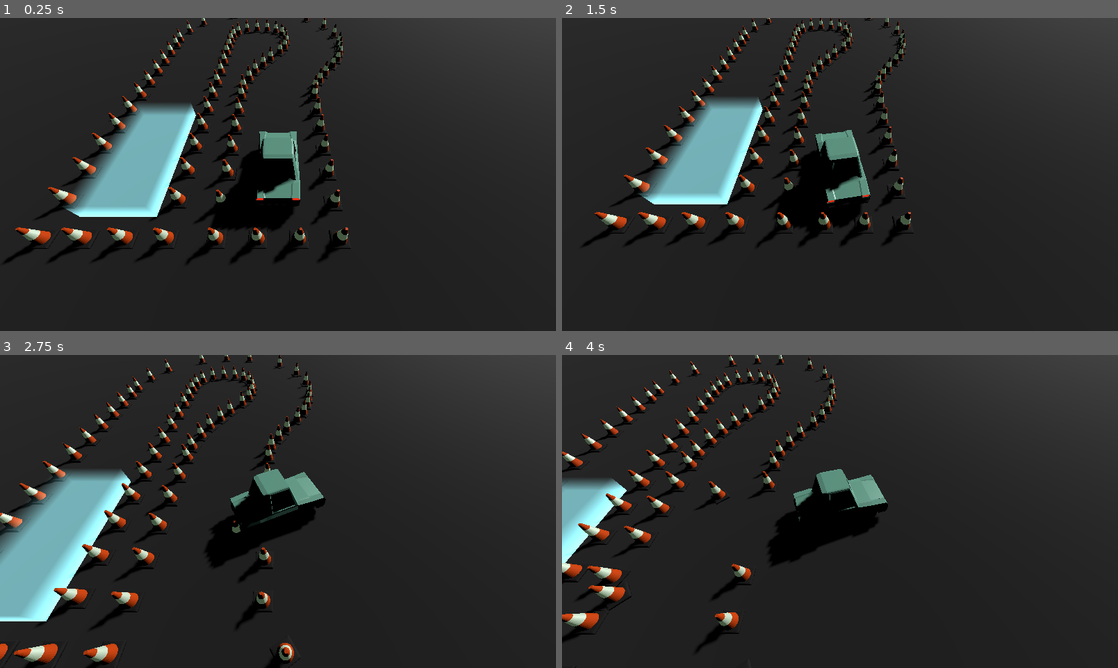
Above: before the commit, frames 1-4 (two rows, left to right).
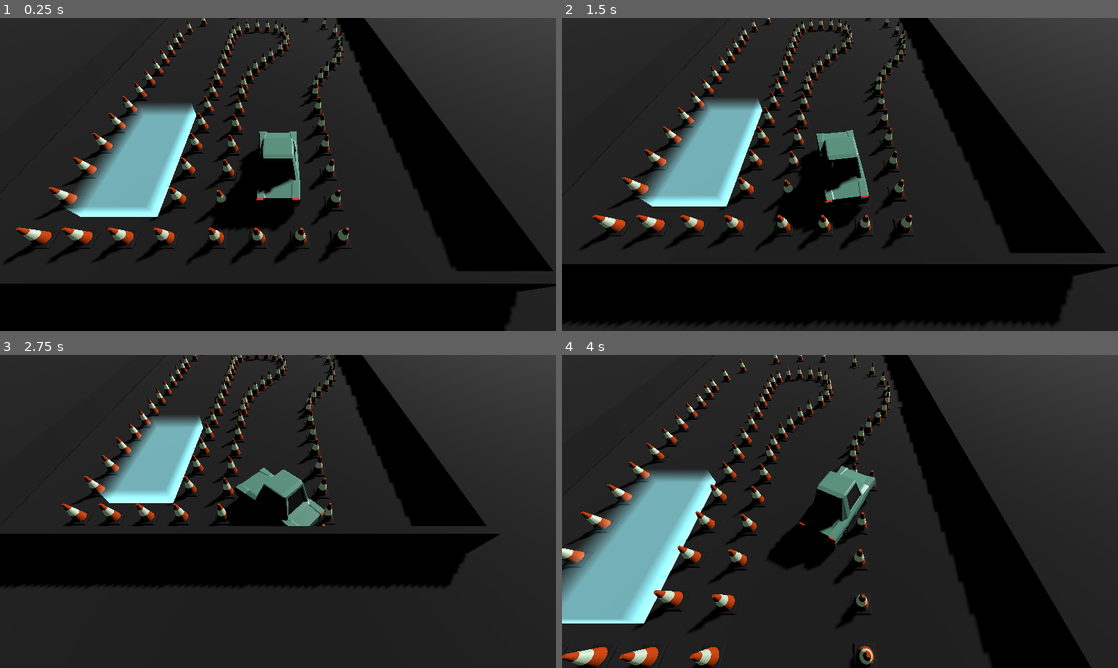
Above: after the commit, the same moments.

Repository: TomMurray/ValetV2
Game: Godot game, scene res://scenes/car_test.tscn
The game is run twice, just before and just after one commit, with the same random seed, the same clock (stepped at 60 frames per second) and the same inputs.
Inputs:
- Up to frame 1 (0.25 s): no input
- Up to frame 2 (1.5 s): hold Right (steer_right) 0.53-1.28 s; hold Down (brake_reverse) from 1.28 s (still down)
- Up to frame 3 (2.75 s): release Down (brake_reverse) at 2.03 s; hold Right (steer_right) from 2.03 s (still down)
- Up to frame 4 (4 s): release Right (steer_right) at 2.78 s; hold Up (accelerate) 2.78-3.53 s; hold Left (steer_left) from 3.53 s (still down)

The runs differ from the first frame. In frame 1, 25% of the frame differs, in the area x 0-100%, y 0-100%; in frame 2, 29%; in frame 3, 33%, in the area x 0-90%, y 0-100%; in frame 4, 32%.

Commit message:
Add some walls, update car handling code to stop against walls
Definitely needs some tweaking in a number of ways, but I think I understand enough to fix it later

Diff:
--- a/scenes/car_test.tscn
+++ b/scenes/car_test.tscn
@@ -17,6 +17,15 @@
 material = SubResource("StandardMaterial3D_8k7c6")
 size = Vector2(100, 100)
 
+[sub_resource type="BoxShape3D" id="BoxShape3D_2i2m5"]
+size = Vector3(0.2, 1, 20)
+
+[sub_resource type="BoxMesh" id="BoxMesh_2lo6k"]
+material = SubResource("StandardMaterial3D_8k7c6")
+
+[sub_resource type="BoxShape3D" id="BoxShape3D_qhj0r"]
+size = Vector3(0.2, 1, 13)
+
 [sub_resource type="GDScript" id="GDScript_gs6a6"]
 script/source = "extends RichTextLabel
 
@@ -31,6 +40,7 @@
 shadow_enabled = true
 
 [node name="picocar" parent="." instance=ExtResource("1_jpuht")]
+transform = Transform3D(1, 0, 0, 0, 1, 0, 0, 0, 1, 0.0168858, -4.76837e-07, 0.00103188)
 colour = Color(0.466667, 0.733333, 0.639216, 1)
 
 [node name="follow_camera" type="Node3D" parent="." node_paths=PackedStringArray("target")]
@@ -38,22 +48,58 @@
 target = NodePath("../picocar")
 
 [node name="Camera3D" type="Camera3D" parent="follow_camera" node_paths=PackedStringArray("target")]
-transform = Transform3D(-1, 6.99378e-08, -5.24542e-08, 0, 0.600006, 0.799995, 8.74228e-08, 0.799995, -0.600006, 0, 4.94629, -3.70978)
+transform = Transform3D(-0.99999, 0.00363988, -0.00273074, 0, 0.600117, 0.799912, 0.00455035, 0.799904, -0.600111, 0, 4.94629, -3.70978)
 script = ExtResource("2_rff2v")
 target = NodePath("../../picocar")
 
 [node name="ground" type="StaticBody3D" parent="."]
 collision_layer = 4
-metadata/_edit_lock_ = true
 
 [node name="CollisionShape3D" type="CollisionShape3D" parent="ground"]
 transform = Transform3D(1, 0, 0, 0, 1, 0, 0, 0, 1, 0, -0.5, 0)
 shape = SubResource("BoxShape3D_xs6ya")
-metadata/_edit_lock_ = true
 
 [node name="MeshInstance3D" type="MeshInstance3D" parent="ground"]
 mesh = SubResource("PlaneMesh_xwcf5")
-metadata/_edit_lock_ = true
+
+[node name="walls" type="StaticBody3D" parent="."]
+collision_layer = 4
+
+[node name="wall" type="CollisionShape3D" parent="walls"]
+transform = Transform3D(1, 0, 0, 0, 1, 0, 0, 0, 1, -5, 0.5, 7)
+shape = SubResource("BoxShape3D_2i2m5")
+
+[node name="MeshInstance3D" type="MeshInstance3D" parent="walls/wall"]
+transform = Transform3D(0.2, 0, 0, 0, 1, 0, 0, 0, 20, 0, 0, 0)
+mesh = SubResource("BoxMesh_2lo6k")
+skeleton = NodePath("../..")
+
+[node name="wall2" type="CollisionShape3D" parent="walls"]
+transform = Transform3D(1, 0, 0, 0, 1, 0, 0, 0, 1, 8, 0.5, 7)
+shape = SubResource("BoxShape3D_2i2m5")
+
+[node name="MeshInstance3D" type="MeshInstance3D" parent="walls/wall2"]
+transform = Transform3D(0.2, 0, 0, 0, 1, 0, 0, 0, 20, 0, 0, 0)
+mesh = SubResource("BoxMesh_2lo6k")
+skeleton = NodePath("../..")
+
+[node name="wall3" type="CollisionShape3D" parent="walls"]
+transform = Transform3D(-4.37114e-08, 0, 1, 0, 1, 0, -1, 0, -4.37114e-08, 1.5, 0.5, -3)
+shape = SubResource("BoxShape3D_qhj0r")
+
+[node name="MeshInstance3D" type="MeshInstance3D" parent="walls/wall3"]
+transform = Transform3D(0.2, 0, 0, 0, 1, 0, 0, 0, 13.2, 0, 0, 0)
+mesh = SubResource("BoxMesh_2lo6k")
+skeleton = NodePath("../..")
+
+[node name="wall4" type="CollisionShape3D" parent="walls"]
+transform = Transform3D(-4.37114e-08, 0, 1, 0, 1, 0, -1, 0, -4.37114e-08, 1.5, 0.5, 17)
+shape = SubResource("BoxShape3D_qhj0r")
+
+[node name="MeshInstance3D" type="MeshInstance3D" parent="walls/wall4"]
+transform = Transform3D(0.2, 0, 0, 0, 1, 0, 0, 0, 13.2, 0, 0, 0)
+mesh = SubResource("BoxMesh_2lo6k")
+skeleton = NodePath("../..")
 
 [node name="traffic_cones" type="Node3D" parent="."]
 
--- a/scripts/picocar.gd
+++ b/scripts/picocar.gd
@@ -36,8 +36,6 @@
 @export var accel_per_sec : float = 20
 @export var friction_per_sec : float = 0.6
 
-var z_velocity : float = 0
-
 # Called when the node enters the scene tree for the first time.
 func _ready():
 	pass
@@ -113,9 +111,9 @@
 		# Move the front/back wheels of the "bicycle" by the desired
 		# amount in the direction they are facing. Note this is done
 		# relative to the transform of the car node itself.
-		z_velocity = min(max_speed_per_sec, z_velocity + accel * accel_per_sec * delta)
-		z_velocity *= pow(friction_per_sec, delta)
-		var v = z_velocity * delta
+		forward_velocity = min(max_speed_per_sec, forward_velocity + accel * accel_per_sec * delta)
+		forward_velocity *= pow(friction_per_sec, delta)
+		var v = forward_velocity * delta
 
 		back_midpoint.y += v
 		# Must be a more succinct way of doing this, but using sin/cos
@@ -177,8 +175,12 @@
 		const recovery_as_collision = true
 		const margin := 0.001
 		var ignored_nodes := []
-		var result := move_and_collide(velocity * delta, test_only, margin, recovery_as_collision, 6)
-		while result and (result.get_collision_count() > 0):
+		const max_retries := 50
+		var retries := 0
+		while true:
+			var result := move_and_collide(velocity * delta, test_only, margin, recovery_as_collision, 6)
+			if not result:
+				break
 			var c := result.get_collider(0)
 			var r := c as RigidBody3D
 			if r:
@@ -186,11 +188,23 @@
 				position = prev_pos
 				add_collision_exception_with(c)
 				ignored_nodes.push_back(c)
-				result = move_and_collide(velocity * delta, test_only, margin, recovery_as_collision, 6)
 			else:
-				print("TODO: Colliding with something else, should slide & continue, but will stop dead for now...")
-
-		# We want to receive collisions in the next frame, so keep these collision exceptions only temporarily
+				# Move out of collision (I believe because we enabled recovery_as_collision)
+				# We don't want to ever move vertically however, we'll rely on
+				position += result.get_normal(0) * result.get_depth()
+				# For now just stop dead - it actually seems reasonable because the car's tyres should
+				# stop it from sliding left/right very much - maybe we can allow a bit of slip for
+				# when the car is mostly parallel with a wall for instance
+				velocity = Vector3.ZERO
+
+			prev_pos = position
+			result = move_and_collide(velocity * delta, test_only, margin, recovery_as_collision, 6)
+			retries += 1
+			if retries >= max_retries or not result or result.get_collision_count() == 0:
+				break
+
+		# We want to receive collisions with RigidBodies in the next frame,
+		# so remove the collision exceptions once handling is complete
 		for n in ignored_nodes:
 			remove_collision_exception_with(n)
 
Not shown: 1 places in scenes/car_test.tscn that only renumber resources
